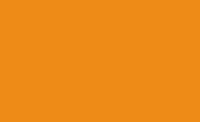
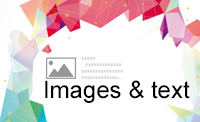
Layered file, before and after one edit (200x122). Changes by layer:
added group "组 5" with 5 layers above "组 4" over [0, 0, 200, 122]
added layer "Images & text" in group "组 5" over [45, 80, 190, 103]
added layer "xxxxx xxxxxxxxxxxxx xxxxxxxxxxxxxxx xxxxxxxxxxxxx..." (46%) in group "组 5" over [46, 57, 123, 79]
added layer "图层 17" in group "组 5" over [0, 0, 200, 122]
hid "图层 6" over [0, 0, 200, 122]
